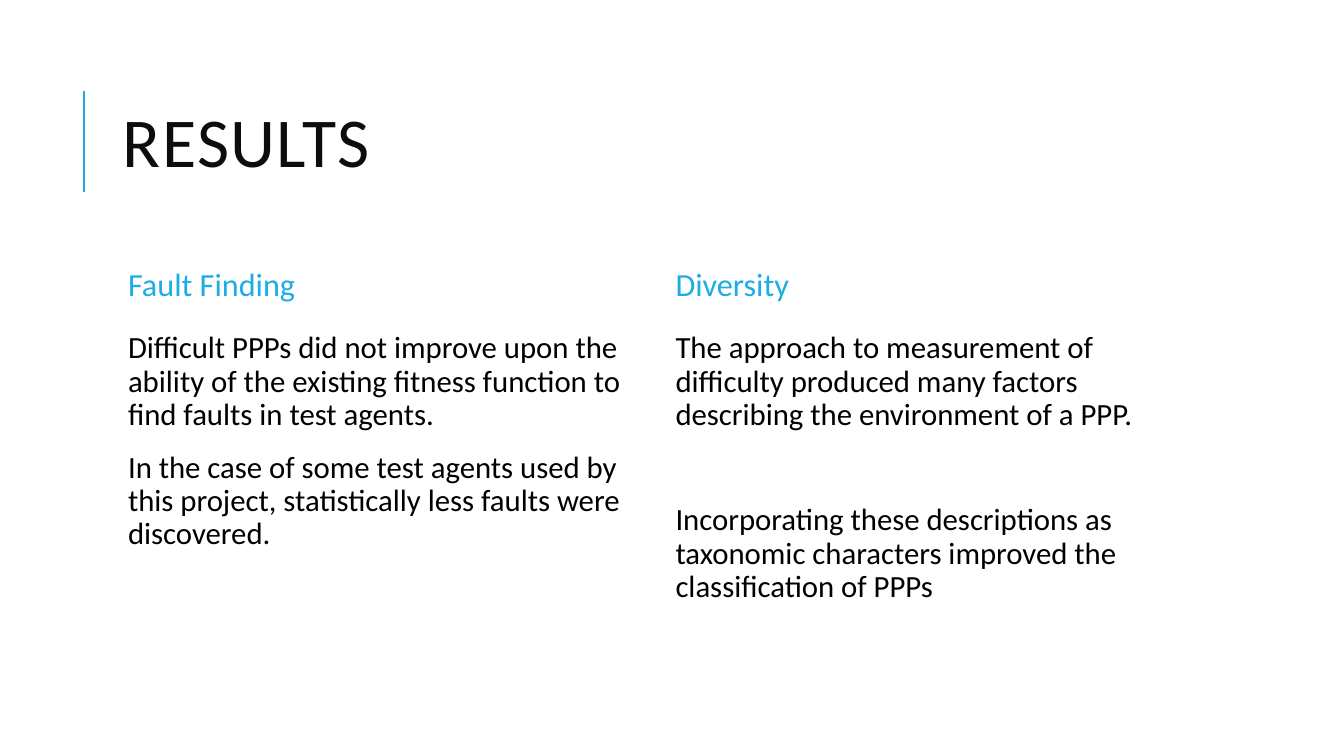
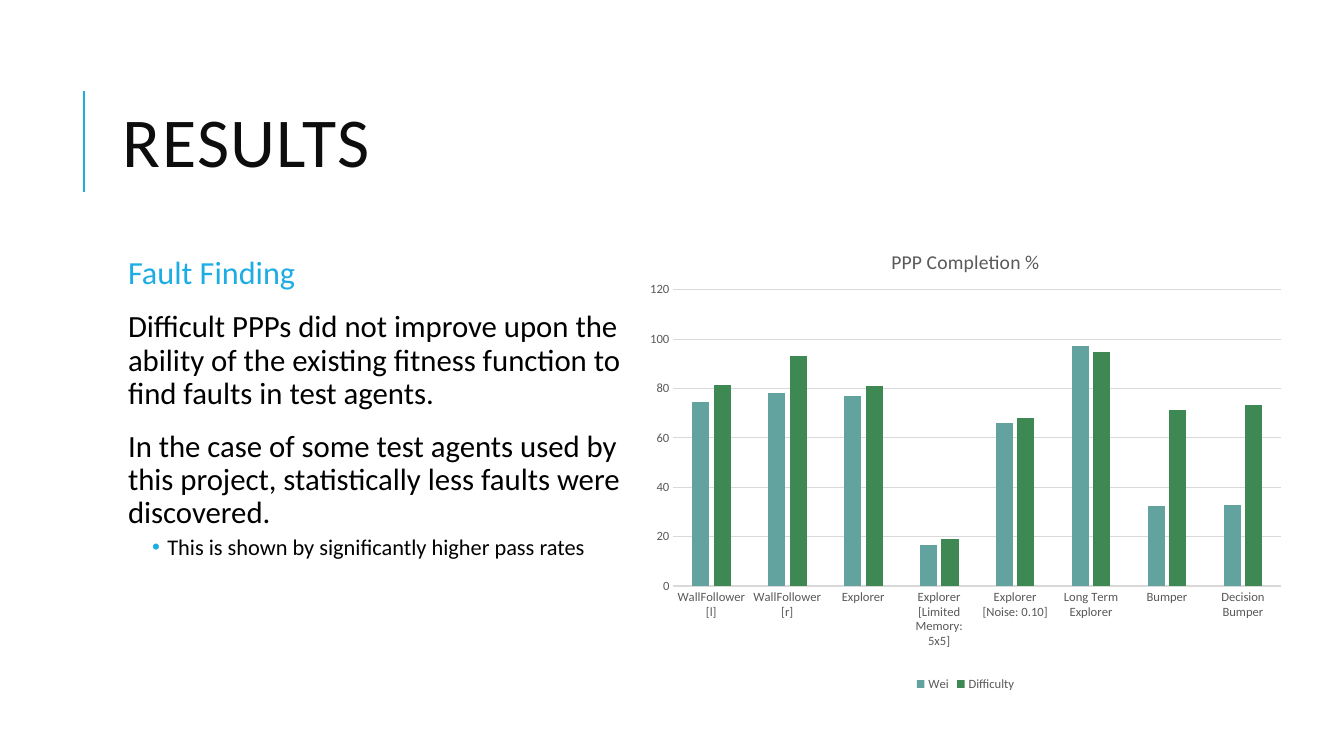
Before and after one commit to ianmalcolm/ppp, a slide deck: slide 8 of PPP/Latex/Evolution of Difficult Path Planning Problems.pptx. Drawn at 1344x756 pixels with LibreOffice and Linux fonts; fonts in the diff are those of the drawing. Boxes give left, top, right and bottom in pixels: in the first picture for what was removed or moved away, otherwise in the second. Text is boxed around its words. In the diff, an @@ line names an element or a change of style, - is before the commit and + after.

Commit message:
presentation slides

```diff
--- a/PPP/Latex/Evolution of Difficult Path Planning Problems.pptx
+++ b/PPP/Latex/Evolution of Difficult Path Planning Problems.pptx
@@ column chart added at bbox=[637, 230, 1295, 696] @@
+title "PPP Completion % "
+categories: WallFollower [l], WallFollower [r], Explorer, Explorer [Limited Memory: 5x5], Explorer [Noise: 0.10], Long Term Explorer, Bumper, Decision Bumper
+Wei: 74, 78, 77, 17, 66, 97, 32, 33
+Difficulty: 81, 93, 81, 19, 68, 95, 71, 73
@@ text "Fault Finding": place and size @@
-text "Fault Finding" at bbox=[128, 336, 620, 545]
+text "Fault Finding" at bbox=[128, 261, 620, 559]
@@ text at bbox=[128, 261, 295, 290]: paragraph added @@
+  Fault Finding
@@ text removed at bbox=[128, 273, 295, 302] @@
-Fault Finding
@@ text removed at bbox=[676, 274, 789, 302] @@
-Diversity
@@ text removed at bbox=[676, 336, 1132, 598] @@
-  The approach to measurement of difficulty produced many factors describing the environment of a PPP.
-  Incorporating these descriptions as taxonomic characters improved the classification of PPPs
@@ text at bbox=[167, 539, 585, 559]: paragraph added @@
+    • This is shown by significantly higher pass rates
```
Also in this commit, not shown: 4 other slides changed, 2 slides added, 1 slide removed.
